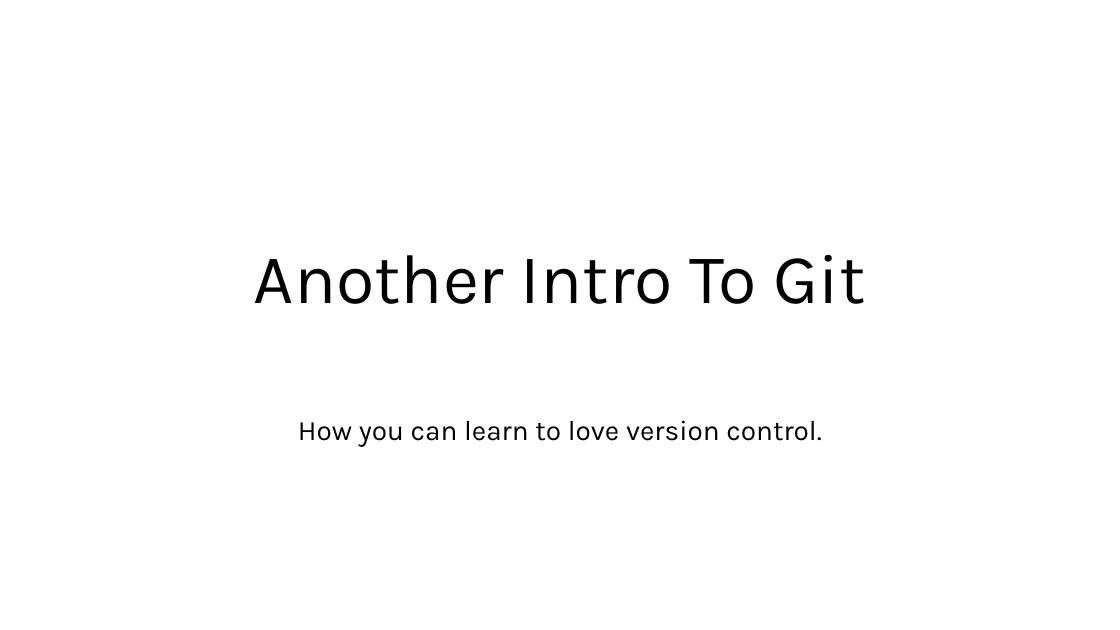
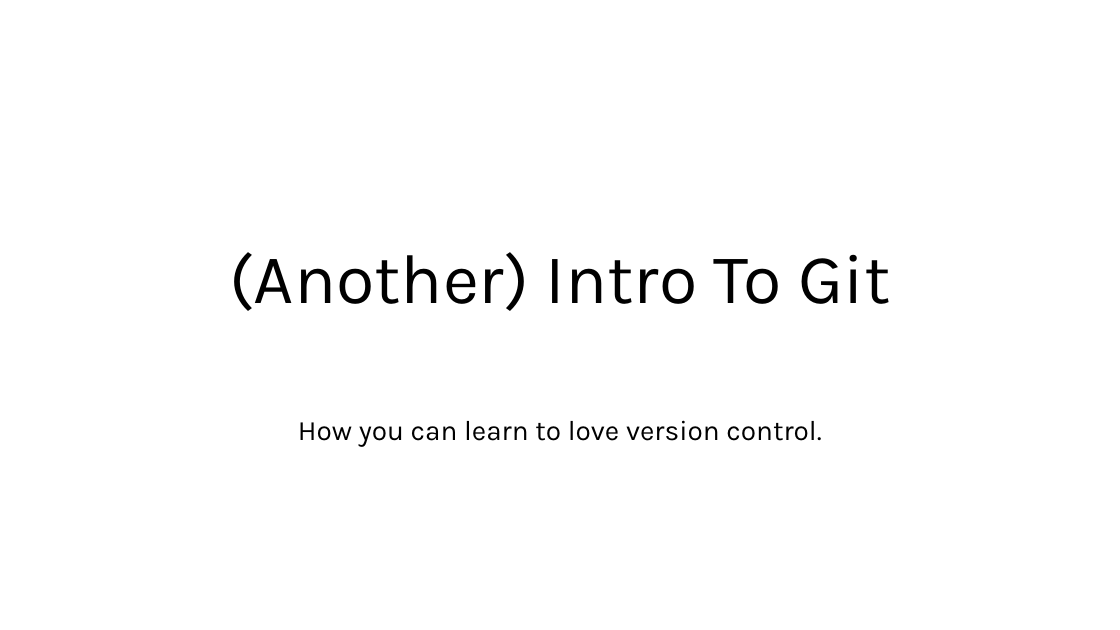
Before and after one commit to theycallmemac/talks, a slide deck: slide 1 of Git/Intro-To-Git/Git.pptx. Drawn at 1120x630 pixels with LibreOffice and Linux fonts; fonts in the diff are those of the drawing; background and template pictures are left out. Boxes give left, top, right and bottom in pixels: in the first picture for what was removed or moved away, otherwise in the second. Text is boxed around its words. In the diff, an @@ line names an element or a change of style, - is before the commit and + after.

```diff
--- a/Git/Intro-To-Git/Git.pptx
+++ b/Git/Intro-To-Git/Git.pptx
@@ title at (229,252,890,311): text changed @@
-Another Intro To Git
+(Another) Intro To Git
```
Also in this commit, not shown: 11 other slides changed, 4 slides added, 2 slides removed, 10 other files.
